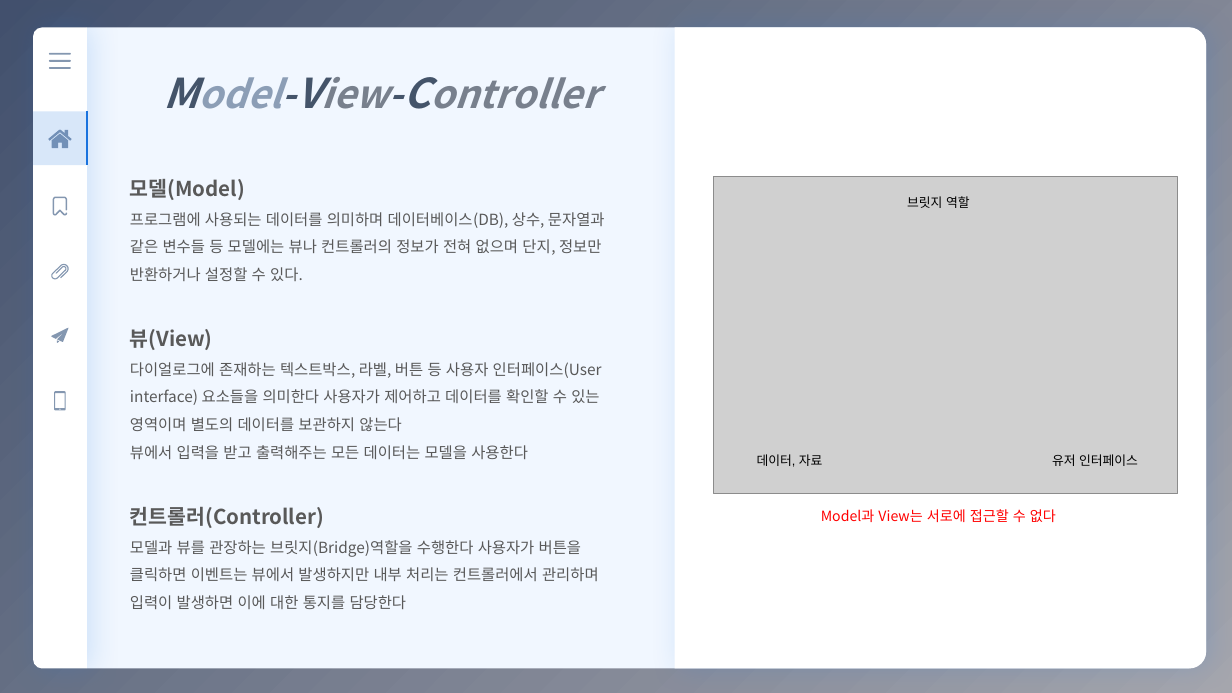
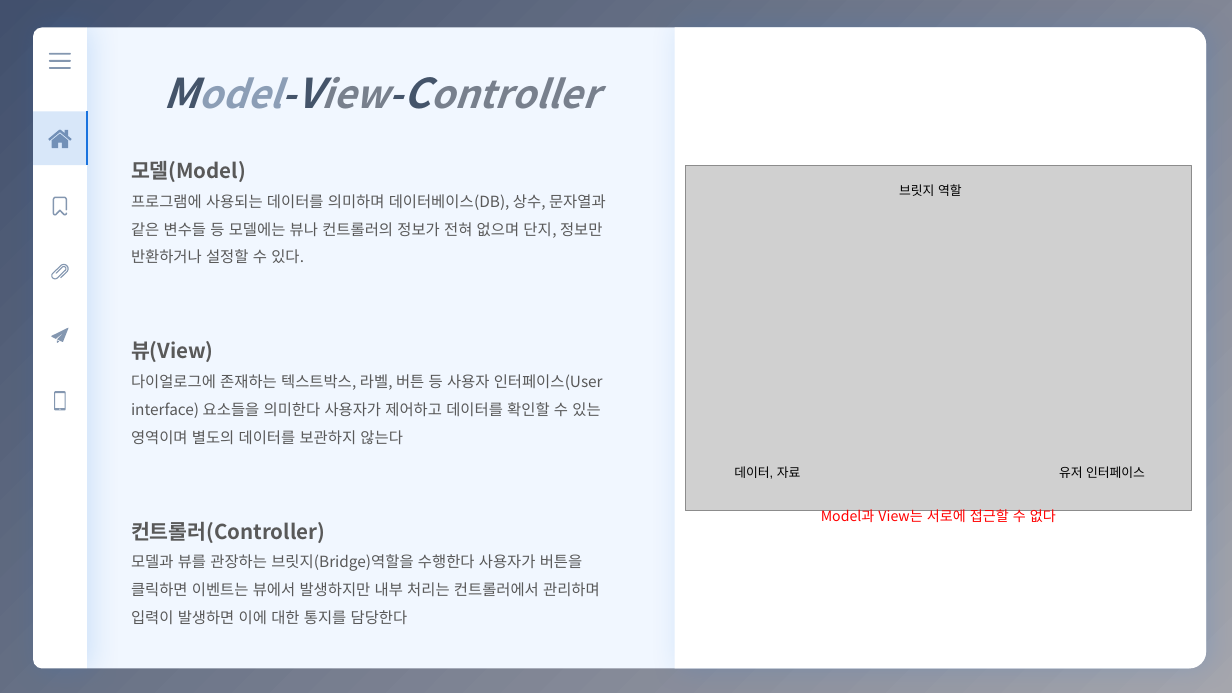
Before and after one commit to eunbee-kim/dmsql1471, a slide deck: slide 3 of 교육/4주차_MVC_SPA_PWA.pptx. Drawn at 1232x693 pixels with LibreOffice and Linux fonts; fonts in the diff are those of the drawing; grey boxes stand for pictures. Boxes give left, top, right and bottom in pixels: in the first picture for what was removed or moved away, otherwise in the second. Text is boxed around its words. In the diff, an @@ line names an element or a change of style, - is before the commit and + after.

```diff
--- a/교육/4주차_MVC_SPA_PWA.pptx
+++ b/교육/4주차_MVC_SPA_PWA.pptx
@@ text "모델(Model)": place and size @@
-text "모델(Model)" at box(130, 179, 605, 609)
+text "모델(Model)" at box(131, 161, 606, 624)
@@ picture: place and size @@
-picture at box(714, 177, 1178, 494)
+picture at box(685, 165, 1191, 511)
@@ text "브릿지 역할": place and size @@
-text "브릿지 역할" at box(907, 196, 970, 208)
+text "브릿지 역할" at box(899, 184, 962, 196)
@@ text at box(130, 445, 528, 459): paragraph removed @@
-뷰에서 입력을 받고 출력해주는 모든 데이터는 모델을 사용한다
@@ text "데이터, 자료": place and size @@
-text "데이터, 자료" at box(757, 454, 823, 467)
+text "데이터, 자료" at box(734, 466, 801, 479)
@@ text "유저 인터페이스": place and size @@
-text "유저 인터페이스" at box(1052, 454, 1138, 466)
+text "유저 인터페이스" at box(1059, 466, 1145, 478)
```
Also in this commit, not shown: 4 other slides changed, 1 slide added, 1 other file.
